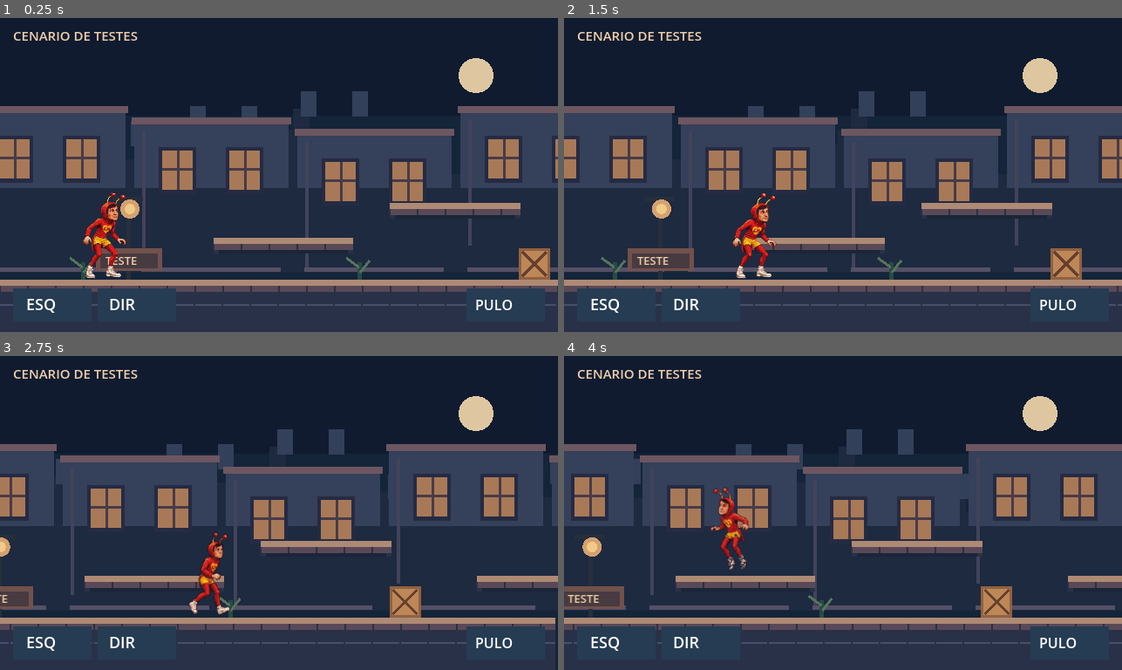
Above: before the commit, frames 1-4 (two rows, left to right).
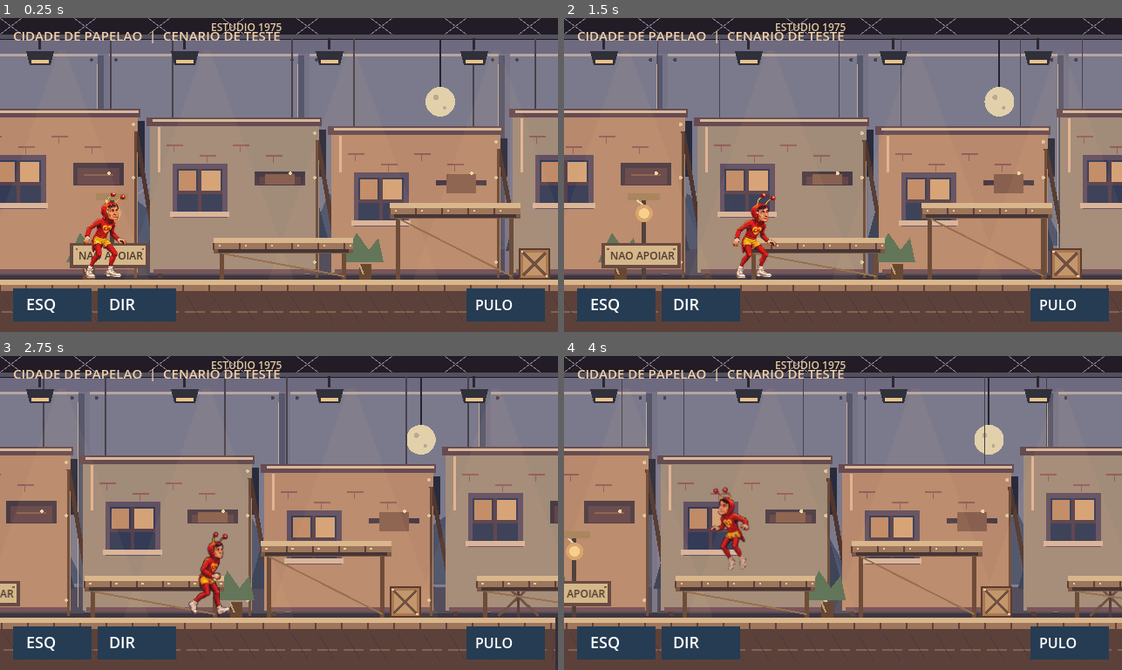
Above: after the commit, the same moments.

Repository: integro-app/chapolin-adventures
Game: Godot game, scene res://scenes/main.tscn
The game is run twice, just before and just after one commit, with the same random seed, the same clock (stepped at 60 frames per second) and the same inputs.
Inputs (mouse positions are in pixels of both pictures, inside the frame that each line leads up to):
- Up to frame 1 (0.25 s): no input
- Up to frame 2 (1.5 s): tap Enter (ui_accept) at 0.5, 0.77 s; move the mouse to (965, 159) at 0.52 s; hold Right (ui_right) 0.53-1.25 s; click (965, 159) at 0.67 s; drag from (731, 190) to (815, 237) at 1.27 s
- Up to frame 3 (2.75 s): move the mouse to (334, 443) at 2.02 s; hold Right (ui_right) from 2.03 s (still down)
- Up to frame 4 (4 s): release Right (ui_right) at 2.75 s; drag from (815, 575) to (675, 465) at 2.77 s; move the mouse to (1010, 560) at 3.52 s; hold Left (ui_left) from 3.53 s (still down); tap Enter (ui_accept) at 3.77 s

The runs differ from the first frame. In frame 1, 86% of the frame differs, in the area x 0-100%, y 0-100%; in frame 2, 86%; in frame 3, 86%; in frame 4, 86%.

Commit message:
Recria cenário como estúdio de TV 1975 com cidade de papelão, cordas, refletores e plataformas cenográficas

Diff:
--- a/scripts/main.gd
+++ b/scripts/main.gd
@@ -163,15 +163,19 @@
 	landing_timer = 0.0
 
 func _draw() -> void:
-	# Camadas independentes produzem profundidade sem modificar o personagem.
-	draw_rect(Rect2(0.0, 0.0, 640.0, 360.0), Color("#142439"))
-	draw_rect(Rect2(0.0, 0.0, 640.0, 112.0), Color("#101b30"))
-	draw_circle(Vector2(546.0, 66.0), 20.0, Color("#dec7a0"))
-
-	draw_set_transform(Vector2(-camera_x * 0.18, 0.0), 0.0, Vector2.ONE)
+	# Palco de televisao dos anos 70: os 'predios' sao paineis pintados.
+	draw_rect(Rect2(0.0, 0.0, 640.0, 360.0), Color("#161a29"))
+	draw_rect(Rect2(0.0, 25.0, 640.0, 274.0), Color("#6e6a80"))
+	draw_rect(Rect2(0.0, 156.0, 640.0, 144.0), Color("#807387"))
+	draw_rect(Rect2(0.0, 276.0, 640.0, 84.0), Color("#342e3a"))
+
+	draw_set_transform(Vector2(-camera_x * 0.15, 0.0), 0.0, Vector2.ONE)
 	_draw_far_buildings()
-	draw_set_transform(Vector2(-camera_x * 0.55, 0.0), 0.0, Vector2.ONE)
+	draw_set_transform(Vector2(-camera_x * 0.52, 0.0), 0.0, Vector2.ONE)
 	_draw_near_buildings()
+
+	draw_set_transform(Vector2.ZERO, 0.0, Vector2.ONE)
+	_draw_stage_lighting()
 
 	draw_set_transform(Vector2(-camera_x, 0.0), 0.0, Vector2.ONE)
 	_draw_decoration()
@@ -182,73 +186,187 @@
 	for block in crates:
 		_draw_crate(block)
 
-	# A posição e as dimensões dos sprites oficiais são preservadas.
+	# O Chapolin usa os sprites oficiais: nenhum pixel dele foi alterado.
 	draw_set_transform(hero_pos - Vector2(camera_x, 0.0), 0.0, Vector2(float(facing), 1.0))
 	_draw_chapolin()
 	draw_set_transform(Vector2.ZERO, 0.0, Vector2.ONE)
 	_draw_controls()
 
 func _draw_far_buildings() -> void:
-	for i in range(26):
-		var x := float(i) * 127.0 - 60.0
-		var height := 113.0 + float(i % 4) * 17.0
-		draw_rect(Rect2(x, 292.0 - height, 135.0, height), Color("#1d2a40"))
-		draw_rect(Rect2(x + 15.0, 268.0 - height, 19.0, 24.0), Color("#1d2a40"))
-		for j in range(2):
-			draw_rect(Rect2(x + 24.0 + float(j) * 59.0, 248.0 - height, 18.0, 29.0), Color("#334059"))
+	# Fundo de pano pintado, preso por ganchos e emendas visiveis.
+	draw_rect(Rect2(-120.0, 41.0, 3100.0, 253.0), Color("#777387"))
+	for i in range(14):
+		var x := float(i) * 230.0 - 105.0
+		draw_rect(Rect2(x, 43.0, 224.0, 251.0), Color("#7b7a8c"))
+		draw_rect(Rect2(x + 217.0, 43.0, 7.0, 251.0), Color("#56576b"))
+		draw_line(Vector2(x, 43.0), Vector2(x + 217.0, 43.0), Color("#b7a5a0"), 3.0)
+		draw_circle(Vector2(x + 8.0, 48.0), 2.0, Color("#4c414c"))
+		draw_circle(Vector2(x + 210.0, 48.0), 2.0, Color("#4c414c"))
+		var peaks := PackedVector2Array([
+			Vector2(x - 5.0, 266.0),
+			Vector2(x + 22.0, 201.0),
+			Vector2(x + 47.0, 221.0),
+			Vector2(x + 99.0, 141.0 + float(i % 3) * 13.0),
+			Vector2(x + 141.0, 211.0),
+			Vector2(x + 183.0, 180.0),
+			Vector2(x + 224.0, 261.0)
+		])
+		draw_colored_polygon(peaks, Color("#4b536c"))
+		draw_line(Vector2(x + 27.0, 206.0), Vector2(x + 99.0, 143.0 + float(i % 3) * 13.0), Color("#8d8c96"), 2.0)
+		draw_rect(Rect2(x, 265.0, 224.0, 30.0), Color("#4a475a"))
+		for j in range(5):
+			var tree_x := x + float(j) * 47.0 + 10.0
+			draw_colored_polygon(PackedVector2Array([
+				Vector2(tree_x - 15.0, 267.0),
+				Vector2(tree_x, 213.0 + float(j % 2) * 15.0),
+				Vector2(tree_x + 15.0, 267.0)
+			]), Color("#343e56"))
+		# Cada emenda e um lembrete de que a paisagem e falsa.
+		draw_line(Vector2(x + 217.0, 53.0), Vector2(x + 217.0, 288.0), Color("#c1ad9d"), 1.0)
+	# Lua falsa pendurada por um fio de teatro.
+	draw_line(Vector2(505.0, 0.0), Vector2(505.0, 81.0), Color("#24232c"), 2.0)
+	draw_circle(Vector2(505.0, 96.0), 17.0, Color("#e2d0ab"))
+	draw_circle(Vector2(500.0, 91.0), 3.0, Color("#b9a991"))
+	draw_circle(Vector2(510.0, 103.0), 2.0, Color("#b9a991"))
 
 func _draw_near_buildings() -> void:
-	for i in range(17):
-		var x := float(i) * 187.0 - 33.0
-		var top := 106.0 + float(i % 3) * 13.0
-		draw_rect(Rect2(x, top, 177.0, 195.0 - top), Color("#35405a"))
-		draw_rect(Rect2(x - 3.0, top - 5.0, 183.0, 8.0), Color("#6d5660"))
-		draw_rect(Rect2(x + 9.0, top + 10.0, 4.0, 145.0), Color("#42435b"))
-		for j in range(2):
-			var wx := x + 32.0 + float(j) * 77.0
-			var wy := top + 33.0
-			draw_rect(Rect2(wx - 4.0, wy - 4.0, 43.0, 54.0), Color("#252b43"))
-			draw_rect(Rect2(wx, wy, 35.0, 45.0), Color("#a87957"))
-			draw_rect(Rect2(wx + 17.0, wy, 3.0, 45.0), Color("#473b47"))
-			draw_rect(Rect2(wx, wy + 20.0, 35.0, 3.0), Color("#473b47"))
-		draw_rect(Rect2(x + 8.0, 286.0, 160.0, 5.0), Color("#555066"))
+	# Cidade inteira fabricada com paineis cenograficos, nao predios reais.
+	for i in range(16):
+		var x := float(i) * 208.0 - 36.0
+		var top := 112.0 + float(i % 3) * 10.0
+		var wall_color := Color("#b8896d") if i % 2 == 0 else Color("#a18b79")
+		draw_rect(Rect2(x + 6.0, top + 6.0, 196.0, 176.0 - top), Color("#292b3c"))
+		draw_rect(Rect2(x, top, 194.0, 292.0 - top), wall_color)
+		draw_rect(Rect2(x - 4.0, top - 8.0, 201.0, 10.0), Color("#664b51"))
+		draw_rect(Rect2(x + 3.0, top - 6.0, 192.0, 3.0), Color("#d8b89b"))
+		draw_rect(Rect2(x + 9.0, top + 3.0, 3.0, 174.0 - top), Color("#e1b393"))
+		# Tijolos 'pintados': marcas planas, sem juntas reais.
+		for j in range(4):
+			var brick_x := x + 19.0 + float(j) * 38.0
+			draw_line(Vector2(brick_x, top + 24.0 + float(j % 2) * 12.0), Vector2(brick_x + 19.0, top + 24.0 + float(j % 2) * 12.0), Color("#945e5d"), 2.0)
+			draw_line(Vector2(brick_x + 9.0, top + 24.0 + float(j % 2) * 12.0), Vector2(brick_x + 9.0, top + 32.0 + float(j % 2) * 12.0), Color("#945e5d"), 1.0)
+
+		# Janela opaca pintada sobre o painel.
+		var win_x := x + 31.0
+		var win_y := top + 51.0
+		draw_rect(Rect2(win_x - 5.0, win_y - 6.0, 63.0, 62.0), Color("#615062"))
+		draw_rect(Rect2(win_x, win_y, 52.0, 50.0), Color("#333b57"))
+		draw_rect(Rect2(win_x + 2.0, win_y + 2.0, 20.0, 23.0), Color("#c08b67"))
+		draw_rect(Rect2(win_x + 26.0, win_y + 2.0, 24.0, 23.0), Color("#d4a277"))
+		draw_rect(Rect2(win_x + 24.0, win_y, 4.0, 50.0), Color("#57414d"))
+		draw_rect(Rect2(win_x, win_y + 25.0, 52.0, 4.0), Color("#57414d"))
+		draw_rect(Rect2(win_x - 8.0, win_y + 49.0, 68.0, 6.0), Color("#d9b49a"))
+
+		# Porta sem profundidade; moldura com madeira aparente na lateral.
+		var door_x := x + 125.0
+		draw_rect(Rect2(door_x - 5.0, top + 54.0, 58.0, 138.0 - top), Color("#493b45"))
+		draw_rect(Rect2(door_x, top + 60.0, 48.0, 131.0 - top), Color("#65464a"))
+		draw_rect(Rect2(door_x + 7.0, top + 69.0, 34.0, 110.0 - top), Color("#88604f"))
+		draw_circle(Vector2(door_x + 36.0, 178.0), 2.0, Color("#f0d8a7"))
+		draw_rect(Rect2(x + 4.0, 288.0, 186.0, 5.0), Color("#715057"))
+
+		# Por tras do painel: escoras e parafusos da cenografia.
+		draw_line(Vector2(x + 192.0, top + 18.0), Vector2(x + 220.0, 298.0), Color("#50362f"), 5.0)
+		draw_line(Vector2(x + 192.0, top + 18.0), Vector2(x + 192.0, 298.0), Color("#6a4a38"), 3.0)
+		for bolt_y in [top + 10.0, 183.0, 280.0]:
+			draw_circle(Vector2(x + 189.0, bolt_y), 2.0, Color("#ddc69c"))
+		# Barra superior presa por dois cabos.
+		draw_line(Vector2(x + 26.0, 20.0), Vector2(x + 26.0, top - 8.0), Color("#48404a"), 1.5)
+		draw_line(Vector2(x + 163.0, 20.0), Vector2(x + 163.0, top - 8.0), Color("#48404a"), 1.5)
+
+func _draw_stage_lighting() -> void:
+	# O teto, os refletores e os feixes de luz ficam 'fora da ficcao'.
+	for i in range(4):
+		var lamp_x := 71.0 + float(i) * 166.0
+		draw_colored_polygon(PackedVector2Array([
+			Vector2(lamp_x - 4.0, 37.0),
+			Vector2(lamp_x + 4.0, 37.0),
+			Vector2(lamp_x + 100.0, 300.0),
+			Vector2(lamp_x - 95.0, 300.0)
+		]), Color(1.0, 0.78, 0.52, 0.055))
+	draw_rect(Rect2(0.0, 0.0, 640.0, 19.0), Color("#211c25"))
+	draw_rect(Rect2(0.0, 19.0, 640.0, 5.0), Color("#55515c"))
+	for x in [46.0, 212.0, 378.0, 544.0]:
+		draw_line(Vector2(x, 23.0), Vector2(x, 36.0), Color("#2b2831"), 3.0)
+		draw_colored_polygon(PackedVector2Array([
+			Vector2(x - 16.0, 38.0),
+			Vector2(x + 16.0, 38.0),
+			Vector2(x + 12.0, 54.0),
+			Vector2(x - 12.0, 54.0)
+		]), Color("#30303a"))
+		draw_rect(Rect2(x - 10.0, 48.0, 20.0, 4.0), Color("#eac38b"))
+	for i in range(9):
+		var rig_x := float(i) * 85.0
+		draw_line(Vector2(rig_x, 0.0), Vector2(rig_x + 25.0, 19.0), Color("#827786"), 1.0)
+		draw_line(Vector2(rig_x + 25.0, 0.0), Vector2(rig_x, 19.0), Color("#827786"), 1.0)
+	draw_string(ThemeDB.fallback_font, Vector2(242.0, 15.0), "ESTUDIO 1975", HORIZONTAL_ALIGNMENT_LEFT, -1, 12, Color("#e2c8a0"))
 
 func _draw_decoration() -> void:
-	for x in [145.0, 935.0, 1450.0, 1930.0, 2260.0]:
-		draw_rect(Rect2(x, 209.0, 5.0, 91.0), Color("#262f3b"))
-		draw_rect(Rect2(x - 16.0, 205.0, 35.0, 5.0), Color("#262f3b"))
-		draw_circle(Vector2(x + 4.0, 219.0), 11.0, Color("#d4a16f"))
-		draw_circle(Vector2(x + 4.0, 219.0), 6.0, Color("#f0ca86"))
-	for x in [93.0, 410.0, 886.0, 1328.0, 1692.0, 2190.0]:
-		draw_rect(Rect2(x, 280.0, 5.0, 20.0), Color("#274b44"))
-		draw_line(Vector2(x + 2.0, 286.0), Vector2(x - 13.0, 275.0), Color("#55735b"), 3.0)
-		draw_line(Vector2(x + 3.0, 292.0), Vector2(x + 14.0, 278.0), Color("#55735b"), 3.0)
-	draw_rect(Rect2(110.0, 264.0, 76.0, 26.0), Color("#72514b"))
-	draw_rect(Rect2(115.0, 270.0, 66.0, 17.0), Color("#473a41"))
-	draw_string(ThemeDB.fallback_font, Vector2(121.0, 283.0), "TESTE", HORIZONTAL_ALIGNMENT_LEFT, -1, 13, Color("#f1d1a5"))
+	# Objetos fisicos decorativos; plataformas e caixas seguem as colisoes originais.
+	for x in [126.0, 924.0, 1440.0, 1935.0, 2263.0]:
+		draw_rect(Rect2(x, 207.0, 5.0, 93.0), Color("#52413c"))
+		draw_rect(Rect2(x - 16.0, 201.0, 37.0, 8.0), Color("#aa865e"))
+		draw_line(Vector2(x - 5.0, 209.0), Vector2(x + 11.0, 222.0), Color("#f1d6a7"), 2.0)
+		draw_circle(Vector2(x + 3.0, 224.0), 10.0, Color("#d9a56c"))
+		draw_circle(Vector2(x + 3.0, 224.0), 6.0, Color("#f6cf8c"))
+	# Arbustos evidentemente recortados de papelao.
+	for x in [98.0, 415.0, 879.0, 1332.0, 1690.0, 2180.0]:
+		draw_rect(Rect2(x - 3.0, 282.0, 14.0, 18.0), Color("#694832"))
+		draw_colored_polygon(PackedVector2Array([
+			Vector2(x - 22.0, 280.0),
+			Vector2(x - 6.0, 246.0),
+			Vector2(x + 8.0, 266.0),
+			Vector2(x + 19.0, 252.0),
+			Vector2(x + 25.0, 280.0)
+		]), Color("#637659"))
+		draw_line(Vector2(x - 3.0, 282.0), Vector2(x + 2.0, 294.0), Color("#c09e77"), 2.0)
+	# Plaquinha de bastidor.
+	draw_rect(Rect2(80.0, 258.0, 91.0, 29.0), Color("#684b43"))
+	draw_rect(Rect2(84.0, 261.0, 83.0, 22.0), Color("#d6b78a"))
+	draw_string(ThemeDB.fallback_font, Vector2(90.0, 277.0), "NAO APOIAR", HORIZONTAL_ALIGNMENT_LEFT, -1, 12, Color("#49382f"))
+	draw_circle(Vector2(88.0, 265.0), 1.5, Color("#846245"))
+	draw_circle(Vector2(164.0, 265.0), 1.5, Color("#846245"))
+	# Montanha que encobre uma escada de servico (recurso cenografico visual).
+	for x in [720.0, 1610.0]:
+		draw_line(Vector2(x, 255.0), Vector2(x + 46.0, 298.0), Color("#705343"), 3.0)
+		draw_line(Vector2(x + 46.0, 255.0), Vector2(x, 298.0), Color("#705343"), 3.0)
+		draw_line(Vector2(x + 23.0, 255.0), Vector2(x + 23.0, 300.0), Color("#55413b"), 3.0)
 
 func _draw_stone(surface: Rect2, is_floor: bool) -> void:
-	draw_rect(surface, Color("#293148"))
-	draw_rect(Rect2(surface.position.x, surface.position.y, surface.size.x, 7.0), Color("#ae8a74"))
-	draw_rect(Rect2(surface.position.x, surface.position.y + 7.0, surface.size.x, 7.0), Color("#594957"))
-	var count := int(ceilf(surface.size.x / 32.0))
+	# Piso e pranchas de madeira pintada, alinhados aos retangulos de colisao.
+	if not is_floor:
+		var leg_left := surface.position.x + 10.0
+		var leg_right := surface.end.x - 10.0
+		draw_line(Vector2(leg_left, surface.end.y), Vector2(leg_left, 300.0), Color("#6d4c38"), 5.0)
+		draw_line(Vector2(leg_right, surface.end.y), Vector2(leg_right, 300.0), Color("#6d4c38"), 5.0)
+		draw_line(Vector2(leg_left, surface.end.y), Vector2(leg_right, 296.0), Color("#98714e"), 2.0)
+	draw_rect(surface, Color("#5c413a") if is_floor else Color("#785845"))
+	draw_rect(Rect2(surface.position.x, surface.position.y, surface.size.x, 6.0), Color("#d9b68c"))
+	draw_rect(Rect2(surface.position.x, surface.position.y + 6.0, surface.size.x, 7.0), Color("#9e765b"))
+	var count := int(ceilf(surface.size.x / 30.0))
 	for i in range(count):
-		var x := surface.position.x + float(i) * 32.0
-		if x > surface.end.x:
+		var plank_x := surface.position.x + float(i) * 30.0
+		if plank_x > surface.end.x:
 			break
-		draw_line(Vector2(x, surface.position.y + 7.0), Vector2(x, minf(surface.end.y, surface.position.y + 14.0)), Color("#302e41"), 2.0)
-	if is_floor:
-		for i in range(count):
-			var x := surface.position.x + float(i) * 32.0
-			draw_line(Vector2(x, surface.position.y + 29.0), Vector2(minf(x + 30.0, surface.end.x), surface.position.y + 29.0), Color("#455068"), 2.0)
-	else:
-		draw_rect(Rect2(surface.position.x + 6.0, surface.end.y - 4.0, surface.size.x - 12.0, 4.0), Color("#1b2538"))
+		draw_line(Vector2(plank_x, surface.position.y + 6.0), Vector2(plank_x, minf(surface.end.y, surface.position.y + 14.0)), Color("#5c403a"), 2.0)
+		if is_floor:
+			var x2 := minf(plank_x + 25.0, surface.end.x)
+			draw_line(Vector2(plank_x + 2.0, surface.position.y + 37.0), Vector2(x2, surface.position.y + 37.0), Color("#85624f"), 2.0)
+			draw_line(Vector2(plank_x + 4.0, surface.position.y + 19.0), Vector2(x2 - 3.0, surface.position.y + 49.0), Color("#4a3b3d"), 1.0)
+		else:
+			draw_circle(Vector2(plank_x + 7.0, surface.position.y + 9.0), 1.3, Color("#edc9a0"))
+	if not is_floor:
+		draw_rect(Rect2(surface.position.x + 5.0, surface.end.y - 5.0, surface.size.x - 10.0, 4.0), Color("#453636"))
 
 func _draw_crate(block: Rect2) -> void:
-	draw_rect(block, Color("#916140"))
-	draw_rect(Rect2(block.position.x + 3.0, block.position.y + 3.0, block.size.x - 6.0, block.size.y - 6.0), Color("#bd8757"))
-	draw_line(block.position + Vector2(4.0, 4.0), block.end - Vector2(4.0, 4.0), Color("#67402e"), 3.0)
-	draw_line(Vector2(block.end.x - 4.0, block.position.y + 4.0), Vector2(block.position.x + 4.0, block.end.y - 4.0), Color("#67402e"), 3.0)
+	# Caixa cenografica com travessas, pregos e etiqueta de inventario.
+	draw_rect(block, Color("#5a3b31"))
+	draw_rect(Rect2(block.position.x + 2.0, block.position.y + 2.0, block.size.x - 4.0, block.size.y - 4.0), Color("#a97851"))
+	draw_rect(Rect2(block.position.x + 5.0, block.position.y + 5.0, block.size.x - 10.0, block.size.y - 10.0), Color("#c3976c"))
+	draw_line(block.position + Vector2(5.0, 5.0), block.end - Vector2(5.0, 5.0), Color("#705040"), 3.0)
+	draw_line(Vector2(block.end.x - 5.0, block.position.y + 5.0), Vector2(block.position.x + 5.0, block.end.y - 5.0), Color("#705040"), 3.0)
+	draw_circle(block.position + Vector2(4.0, 4.0), 1.5, Color("#ead1a2"))
+	draw_circle(block.end - Vector2(4.0, 4.0), 1.5, Color("#ead1a2"))
 
 func _draw_chapolin() -> void:
 	var sprite: Texture2D = idle_texture
@@ -295,7 +413,7 @@
 	draw_string(ThemeDB.fallback_font, Vector2(30.0, 335.0), "ESQ", HORIZONTAL_ALIGNMENT_LEFT, -1, 18, Color.WHITE)
 	draw_string(ThemeDB.fallback_font, Vector2(125.0, 335.0), "DIR", HORIZONTAL_ALIGNMENT_LEFT, -1, 18, Color.WHITE)
 	draw_string(ThemeDB.fallback_font, Vector2(545.0, 335.0), "PULO", HORIZONTAL_ALIGNMENT_LEFT, -1, 16, Color.WHITE)
-	draw_string(ThemeDB.fallback_font, Vector2(15.0, 26.0), "CENARIO DE TESTES", HORIZONTAL_ALIGNMENT_LEFT, -1, 15, Color("#f0cfaa"))
+	draw_string(ThemeDB.fallback_font, Vector2(15.0, 26.0), "CIDADE DE PAPELAO  |  CENARIO DE TESTE", HORIZONTAL_ALIGNMENT_LEFT, -1, 15, Color("#f0cfaa"))
 
 func _input(event: InputEvent) -> void:
 	if event is InputEventScreenTouch:
